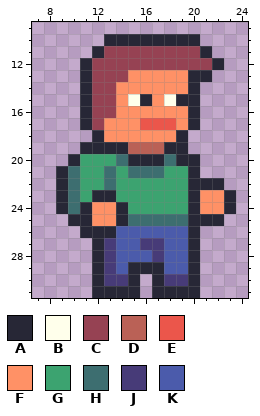
Two versions of one pixel-art sprite, assets/player.png. The picture above is the old version.
The file is 32x32 pixels. Shown: x 7..24, y 9..31.
Palette (. is transparent): A #272736  B #ffffeb  C #964253  D #ba6156  E #eb564b  F #ff9166  G #3ca370  H #3d6e70  J #473b78  K #4b5bab
Pixels before, first column x 9:
10 ....AAAAAAAA...
11 ...ACCCCCCCCA..
12 ..ACCCCCCCCCCA.
13 ..ACCCFFFFFAA..
14 ..ACCFFFFFFA...
15 ..ACCFBAFBAA...
16 ..ACCFFFFFFA...
17 ..ACFFFEEEFA...
18 ...AFFFFFFA....
19 ..AAAADDDAA....
20 .AGGGHAAAHAA...
21 AHGGHGHHHGGA...
22 AHGGHGGGGGGAAA.
23 AHGAAGGGGGGAFFA
24 AHAFFAGGGGGAFFA
25 .AAFFAHHHHHAAA.
26 ..AAAKKKKKKA...
27 ...AJKKJJKKA...
28 ...AJKKKJKKA...
29 ...AJKAAAKKA...
30 ...AJJA.AJJA...
31 ...AAAA.AAAA...
The result:
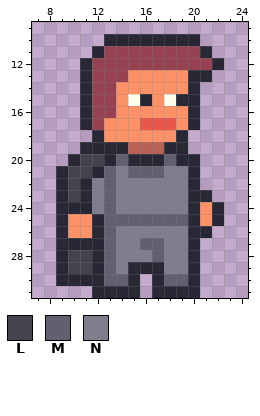
Colours new in this view: L #43434f  M #606070  N #7e7e8f
Diff:
y 20: x 11..14 GGGH -> LLAM; x 18 H -> M
y 21: x 10..19 HGGHGHHHGG -> LLAMNMMMNN
y 22: x 10..19 HGGHGGGGGG -> LANMNNNNNN; x 21..22 AA -> ..
y 23: x 10..19 HGAAGGGGGG -> LANMNNNNNN; x 21..23 FFA -> A..
y 24: x 10 H -> A; x 12..19 FFAGGGGG -> NMNNNNNN; x 22..23 FA -> A.
y 25: x 9..19 .AAFFAHHHHH -> AFFAMMMMMMM; x 21 A -> F
y 26: x 9..11 ..A -> AFF; x 13..19 AKKKKKK -> MNNNNNN; x 21 . -> A
y 27: x 9..11 ... -> AAA; x 13..19 JKKJJKK -> MNNMMNN
y 28: x 9..11 ... -> ALL; x 13..19 JKKKJKK -> MNNNMNN
y 29: x 9..11 ... -> ALL; x 13..14 JK -> MN; x 18..19 KK -> NN
y 30: x 9..11 ... -> AAA; x 13..14 JJ -> MM; x 18..19 JJ -> MM
